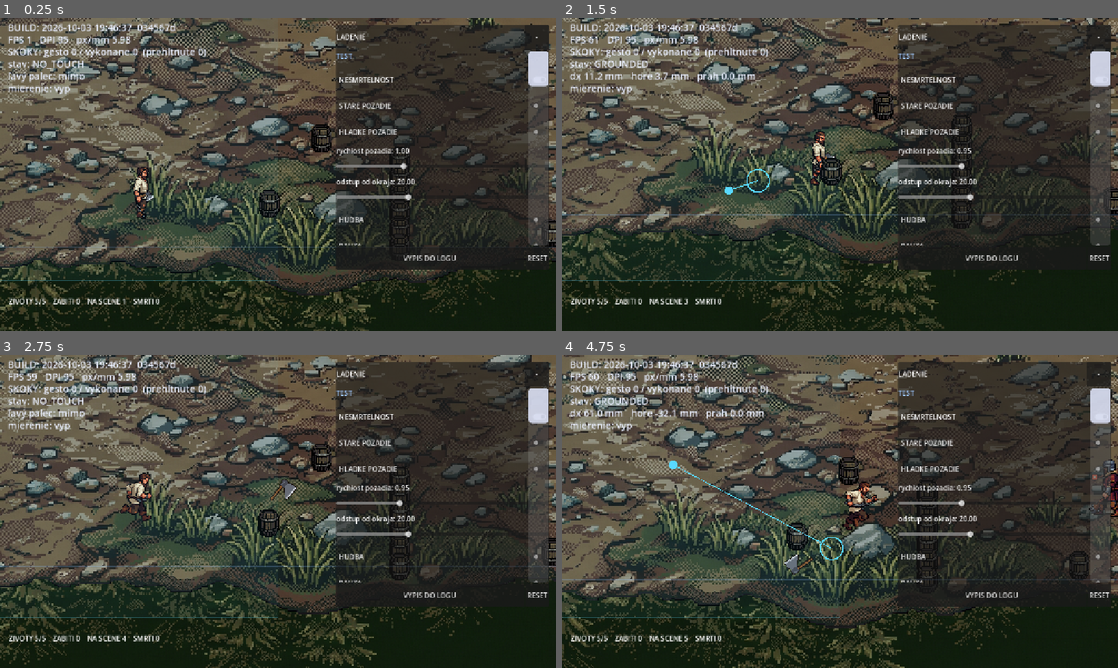
Above: before the commit, frames 1-4 (two rows, left to right).
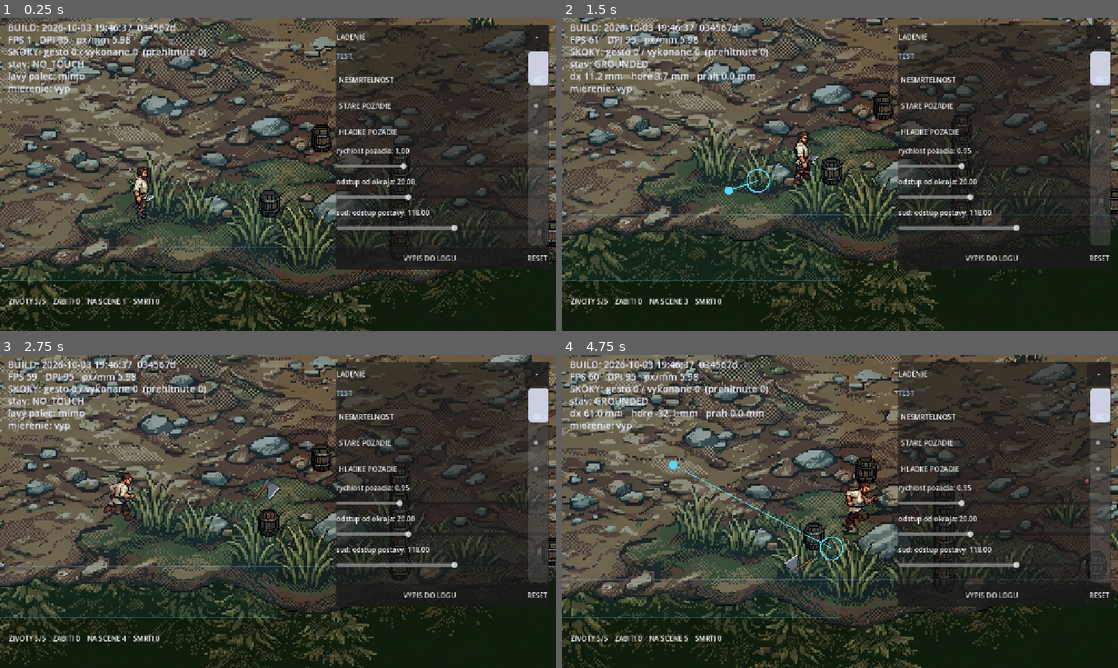
Above: after the commit, the same moments.

Repository: belispav/slavs
Game: Godot game, scene res://scenes/main.tscn
The game is run twice, just before and just after one commit, with the same random seed, the same clock (stepped at 60 frames per second) and the same inputs.
Inputs (mouse positions are in pixels of both pictures, inside the frame that each line leads up to):
- Up to frame 1 (0.25 s): no input
- Up to frame 2 (1.5 s): tap Enter (ui_accept) at 0.5, 0.77 s; move the mouse to (962, 158) at 0.52 s; hold D 0.53-1.25 s; hold Space 0.53-1.25 s; click (962, 158) at 0.67 s; drag from (728, 190) to (817, 161) at 1.27 s
- Up to frame 3 (2.75 s): move the mouse to (333, 442) at 2.02 s; hold A from 2.03 s (still down); hold L from 2.03 s (still down)
- Up to frame 4 (4.75 s): release A at 2.75 s; release L at 2.75 s; drag from (812, 574) to (851, 492) at 2.77 s; move the mouse to (1006, 558) at 3.52 s; hold D 3.53-4.25 s; hold K 3.53-4.25 s; tap Enter (ui_accept) at 3.77 s; drag from (673, 464) to (828, 549) at 4.27 s

The runs differ from the first frame. In frame 1, 0.6% of the frame differs, in the area x 60-99%, y 20-73%; in frame 2, 1.3%; in frame 3, 1.6%; in frame 4, 39%, in the area x 0-100%, y 0-100%.

Commit message:
Barrels stop the hero before the drawing; more HP for the returning axe
The barrel's blocking strip was 40 wide, letting the hero walk ~33 units
into the drawn barrel. 118 is derived from the art (barrel 48 wide, hero
front edge ~44 past his centre) for a ~6 unit gap; live slider on the panel.
HP: rusher 2, thrower 4, barrel 6 - the axe hits once out and once back.

Co-Authored-By: Claude Opus 5.5 <noreply@anthropic.com>
Claude-Session: https://claude.ai/code/session_01HUzxok188dCt6FaNwQBHdP

Diff:
--- a/slavs/scripts/barrel.gd
+++ b/slavs/scripts/barrel.gd
@@ -19,6 +19,9 @@
 ## target (bullets, axe) and must not push anything.
 var _block: StaticBody2D
 var _block_shape: CollisionShape2D
+## What _set_blocking last applied, so a panel change can be re-applied.
+var _block_depth: float = 0.0
+var _block_width: float = 0.0
 var _shake: float = 0.0
 var _flash: float = 0.0
 var _art_height: float = 64.0
@@ -86,6 +89,8 @@
 ## thin strip placed so that "boxes overlap" works out to exactly "feet within
 ## +-depth" - the arithmetic is below.
 func _set_blocking(depth: float) -> void:
+	_block_depth = depth
+	_block_width = Tuning.barrel_block_width
 	# Hero box spans [hf - H, hf] (H = 54). Strip spans [t, b]. They overlap
 	# when hf > t and hf - H < b, i.e. hf in (t, b + H). For hf in
 	# (bf - depth, bf + depth): t = bf - depth, b = bf + depth - H. Needs
@@ -94,7 +99,7 @@
 	var top: float = -depth
 	var bottom: float = maxf(depth - h_box, top + 2.0)
 	var r := _block_shape.shape as RectangleShape2D
-	r.size = Vector2(Tuning.BARREL_BLOCK_WIDTH, bottom - top)
+	r.size = Vector2(_block_width, bottom - top)
 	_block_shape.position = Vector2(0.0, (top + bottom) * 0.5)
 
 
@@ -135,6 +140,8 @@
 
 
 func _process(delta: float) -> void:
+	if _block_width != Tuning.barrel_block_width:
+		_set_blocking(_block_depth)
 	_flash = maxf(_flash - delta * 6.0, 0.0)
 	_sprite.modulate = Color.WHITE.lerp(Color(1.0, 0.55, 0.45), _flash * 0.7)
 	if _shake > 0.0:
--- a/slavs/scripts/debug_overlay.gd
+++ b/slavs/scripts/debug_overlay.gd
@@ -192,6 +192,11 @@
 	# from the picture - see Tuning.walk_edge_inset. Added 2026-09-15.
 	_add_slider("odstup od okraja", 0.0, 60.0, 1.0, Tuning.walk_edge_inset,
 		func(v: float) -> void: Tuning.walk_edge_inset = v)
+
+	# How early a barrel stops the hero - see Tuning.BARREL_BLOCK_WIDTH.
+	# Added 2026-10-03.
+	_add_slider("sud: odstup postavy", 40.0, 180.0, 2.0, Tuning.barrel_block_width,
+		func(v: float) -> void: Tuning.barrel_block_width = v)
 
 	var music_toggle := CheckButton.new()
 	music_toggle.text = "HUDBA"
--- a/slavs/scripts/tuning.gd
+++ b/slavs/scripts/tuning.gd
@@ -163,7 +163,8 @@
 
 # --- Breakable barrel (2026-10-03) ---
 const BARREL_ART_DIR: String = "res://art/barrel_pl"
-const BARREL_HP: int = 3
+## 6 since 2026-10-03 (was 3): the returning axe hits twice per throw.
+const BARREL_HP: int = 6
 ## Integer like every PixelLab sprite - 2x matches the hero.
 const BARREL_SPRITE_SCALE: float = 2.0
 ## Slowed from 12 so the burst can be seen mid-fight (Pavel missed it).
@@ -196,7 +197,15 @@
 ## not whether the drawings overlap. Raised automatically inside the wall so
 ## neighbours leave no gap to slip through.
 const BARREL_BLOCK_DEPTH: float = 26.0
-const BARREL_BLOCK_WIDTH: float = 40.0
+## How wide the blocking strip is, in X. Measured 2026-10-03 from the art, not
+## guessed: the drawn barrel is 48 wide (24 each side of its centre), and the
+## hero's front edge reaches ~44 world units past his centre (legs/axe, run
+## and idle clips) while his collision box is only 15. For a ~6 unit gap
+## between his front and the barrel: centres stop 24 + 6 + 44 = 74 apart,
+## minus his box's 15 = 59 each side -> 118. Was 40, which let him walk ~33
+## units into the drawing. Live on the panel ("sud: odstup postavy").
+const BARREL_BLOCK_WIDTH: float = 118.0
+var barrel_block_width: float = BARREL_BLOCK_WIDTH
 
 ## Where on the body a shot leaves from, as a fraction of the drawing's height
 ## measured up from the feet. The collision box is 54 units tall while the
@@ -387,7 +396,9 @@
 ## sent back to the start each time; once death cost health instead of the run,
 ## the same player asked for nearly ten times the speed. A number measured while
 ## something else is broken measures the other thing.
-const RUSHER_HP: int = 1
+## 2 since 2026-10-03 (was 1): the returning axe hits once out and once back,
+## so at 1 everything died like flies (Pavel).
+const RUSHER_HP: int = 2
 const RUSHER_SPEED: float = 262.0
 
 ## How far away, on the ground plane, an enemy notices the player and switches
@@ -421,7 +432,8 @@
 
 ## Throwers are the rare ones that force you to move. Slow, dodgeable shots:
 ## fast projectiles turned the game into a reflex test and killed the mowing.
-const THROWER_HP: int = 2
+## 4 since 2026-10-03 (was 2), same reason as RUSHER_HP.
+const THROWER_HP: int = 4
 ## 76, measured on device 2026-08-04. Slower than a rusher by roughly the same
 ## ratio as before, so the two roles still read apart at a glance.
 const THROWER_SPEED: float = 76.0
Not shown, changed: CLAUDE.md
